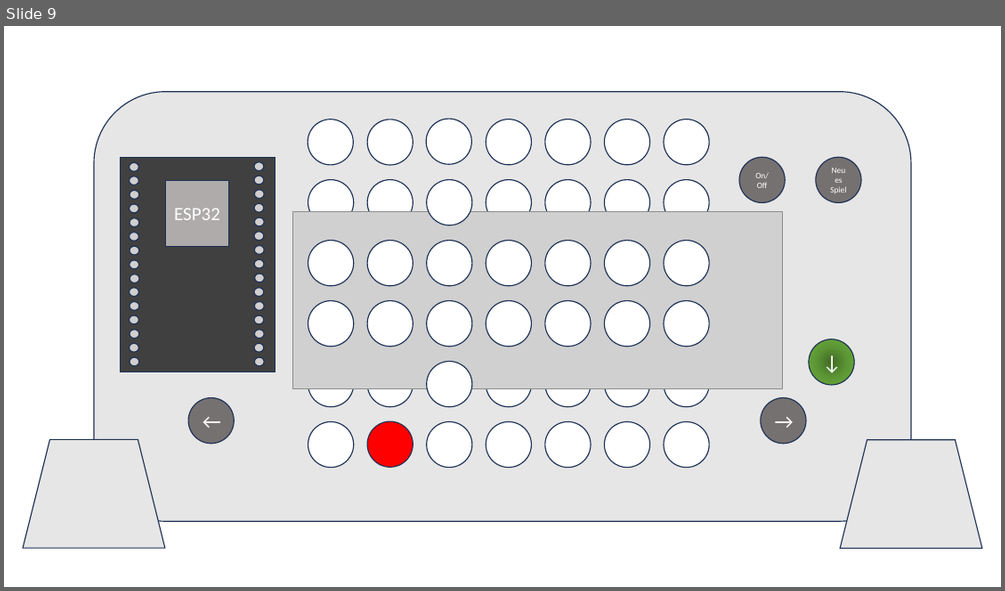
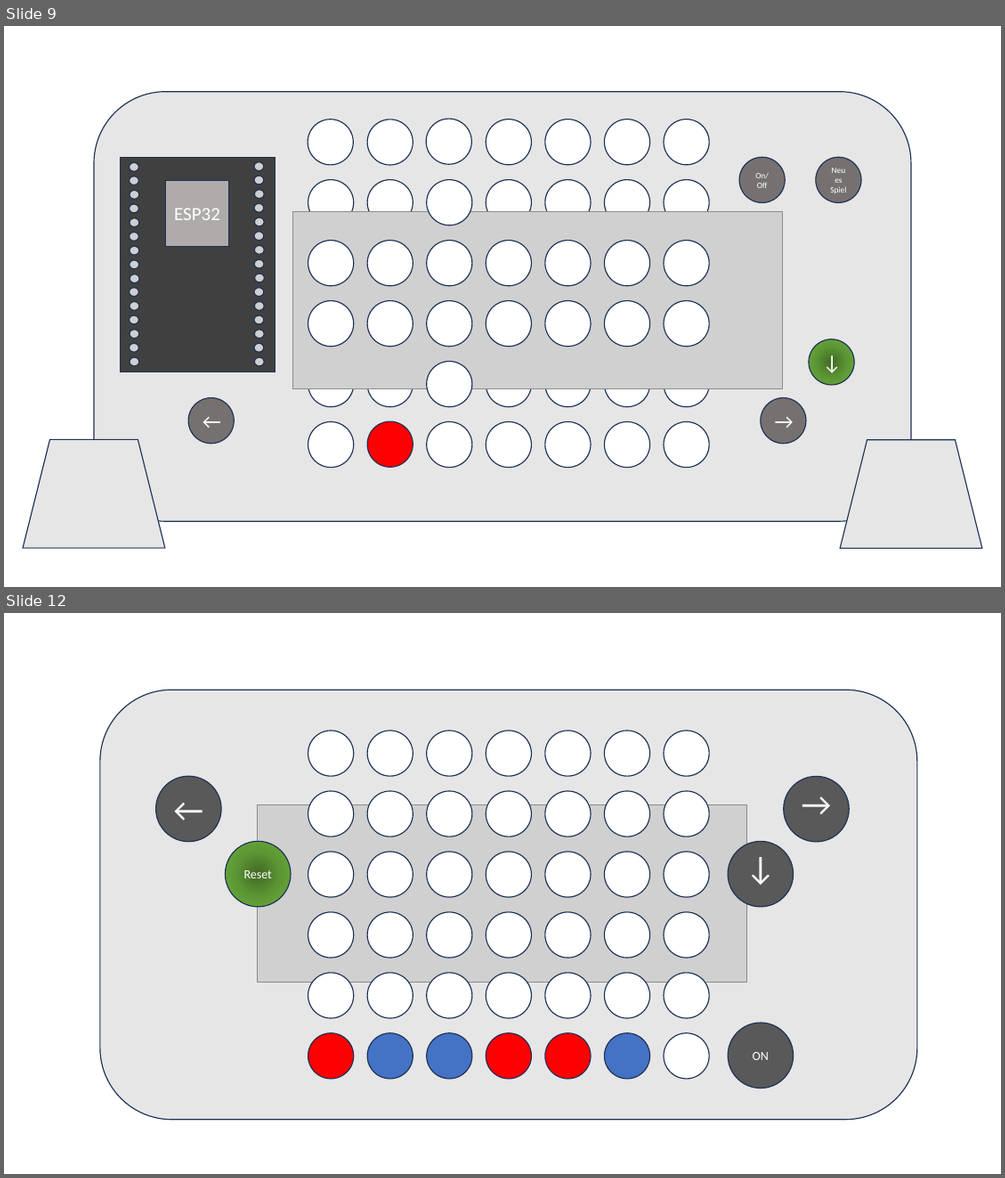
Before and after one commit to wago-enterprise-education/praktikum-vier-gewinnt, a slide deck: doc/Prototyp Vier Gewinnt.pptx. Shown one above the other, each under a label of ours: slide 9 before the commit, slides 9 and 12 after it; the slides between them are not shown. The pictures are 1005x591 and 1005x1178 pixels, drawn with LibreOffice and Linux fonts; fonts in the diff are those of the drawing; grey boxes stand for pictures. Boxes give left, top, right and bottom in pixels: in the first picture for what was removed or moved away, otherwise in the second. Text is boxed around its words. In the diff, an @@ line names an element or a change of style, - is before the commit and + after.

```diff
--- a/doc/Prototyp Vier Gewinnt.pptx
+++ b/doc/Prototyp Vier Gewinnt.pptx
@@ slide 12 added at [4,613,1001,1174], background #FFFFFF @@
@@ rounded rectangle added at [100,690,917,1119], fill #E7E6E6, outline #1E3256 1 pt @@
@@ ellipse added at [156,776,222,842], fill #595959, outline #1E3256 1 pt, 32 pt, text #FFFFFF @@
+←
@@ group added at [308,730,709,1078]: 42 ellipses @@
@@ ellipse added at [784,776,850,842], fill #595959, outline #1E3256 1 pt, 32 pt, text #FFFFFF @@
+←
@@ picture added at [258,805,746,981] @@
@@ ellipse added at [226,841,291,907], fill gradient #416B26 to #5D9835 to #6EB53F, outline #1E3256 1 pt, 12 pt, text #FFFFFF @@
+Reset
@@ ellipse added at [728,841,793,907], fill #595959, outline #1E3256 1 pt, 32 pt, text #FFFFFF @@
+↑
@@ ellipse added at [728,1022,793,1088], fill #595959, outline #1E3256 1 pt, 12 pt, text #FFFFFF @@
+ON
```
Also in this commit, not shown: 1 slide changed, 6 other slides added.
